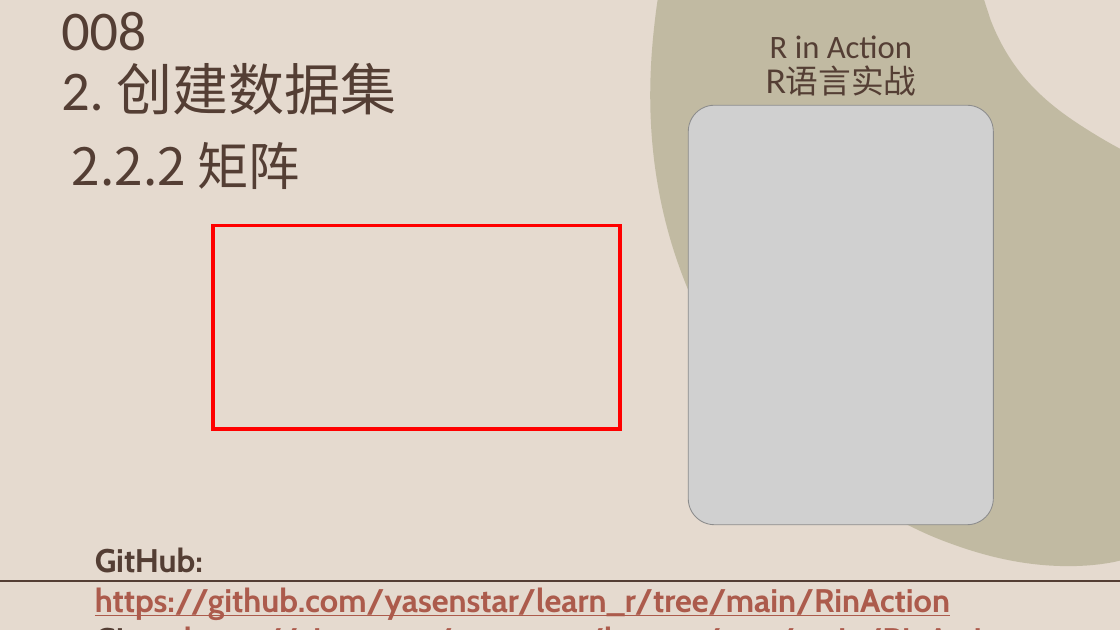
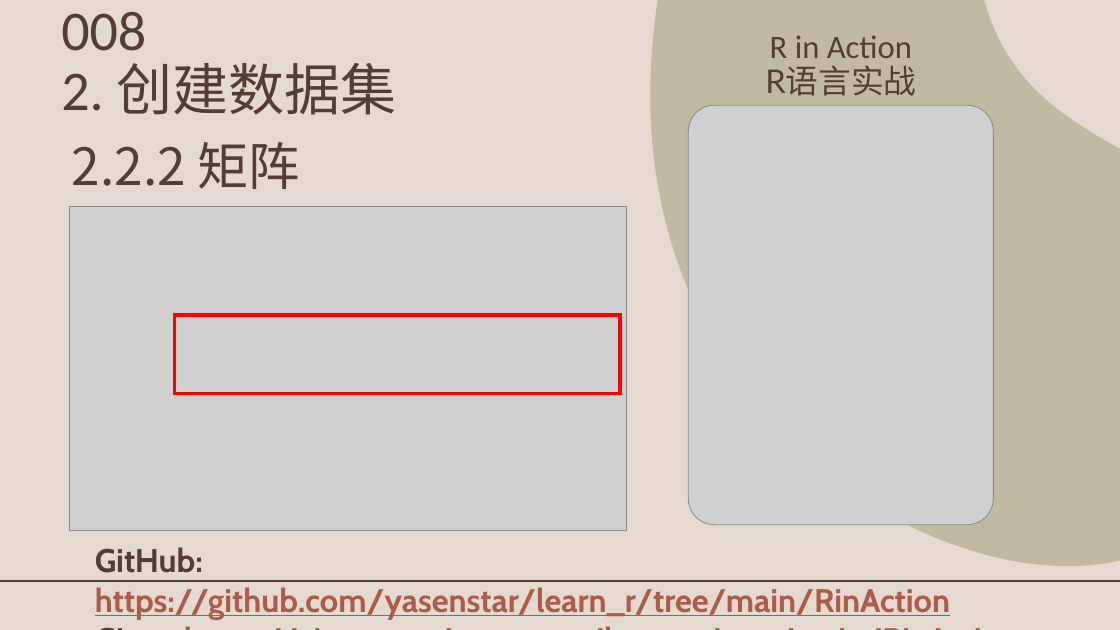
Before and after one commit to yasenstar/learn_r, a slide deck: slide 8 of RinAction/R_in_Action.pptx. Drawn at 1120x630 pixels with LibreOffice and Linux fonts; fonts in the diff are those of the drawing; grey boxes stand for pictures; background and template pictures are left out. Boxes give left, top, right and bottom in pixels: in the first picture for what was removed or moved away, otherwise in the second. Text is boxed around its words. In the diff, an @@ line names an element or a change of style, - is before the commit and + after.

```diff
--- a/RinAction/R_in_Action.pptx
+++ b/RinAction/R_in_Action.pptx
@@ picture added at bbox=[70, 206, 627, 531] @@
@@ rectangle: place and size @@
-rectangle at bbox=[213, 226, 620, 429]
+rectangle at bbox=[175, 315, 620, 394]
```
Also in this commit, not shown: 3 slides added, 7 other files.
